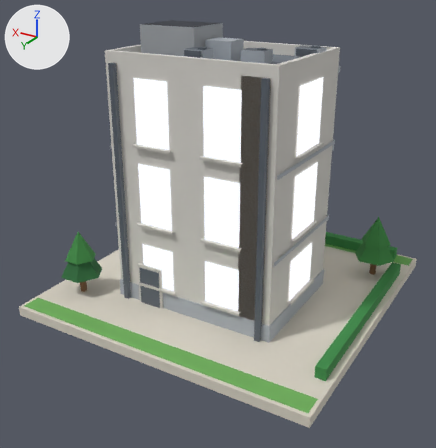
What one commit did to the glTF model public/models/16.glb.
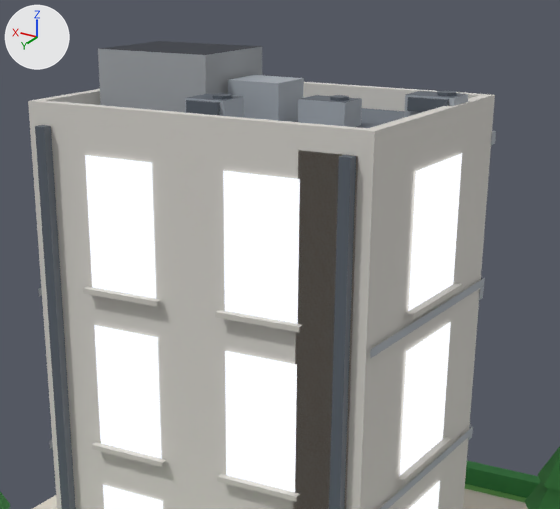
Old and new are each drawn whole from a camera (50 mm lens) standing at (-0.868, 1.541, 0.993) and looking at (0.007, 0.082, 0.264) and again close up on the part from 21% to 86% of the width and 0% to 57% of the height. Every picture has the same lights, and +X, +Y and +Z are marked at upper left. The older version's two pictures come first. Vertices at exactly the same position are counted once.

The first close-up shows 'b16'.
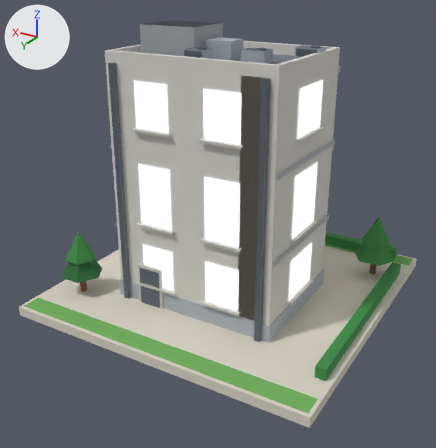
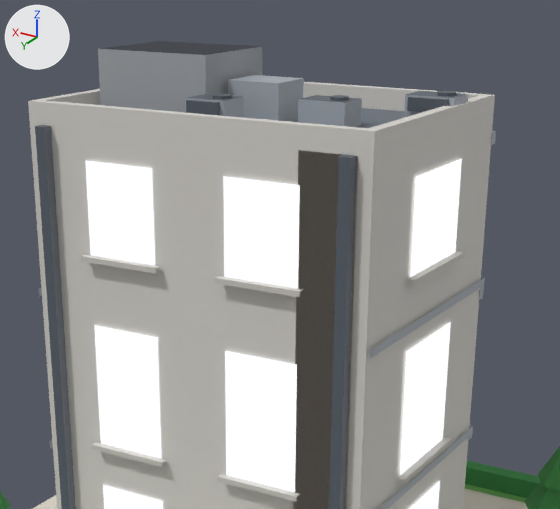
What differs and where, as boxes [x1, y1, x2, y2] in the close-ups (560 x 509 px; the box of a moved part takes in the faces that stretch with it):
part 1 of me_b16, moved or reshaped: before [215, 310, 302, 332]; after [215, 276, 303, 297]
part 2 of me_b16, moved or reshaped: before [83, 286, 161, 307]; after [81, 255, 160, 274]
part 3 of me_b16, moved or reshaped: before [407, 283, 463, 319]; after [408, 251, 465, 285]
part 4 of me_b16, moved or reshaped: before [409, 155, 462, 311]; after [411, 159, 462, 277]
part 5 of me_b16, moved or reshaped: before [85, 153, 462, 324]; after [85, 158, 462, 289]

Edits to the bpy script that builds the scene:
```text
Change me_b16:
    where me_b16.from_pydata(...)  # 608 vertices, 622 faces; spans x -0.48..0.48, y -0.48..0.48, z 0.0..0.84
    used by ob_b16; location = (0.0, 0.0, 0.0)
    me_b16 part 1: the loose piece of 6 vertices spanning x -0.172..-0.047, y 0.258..0.269, z 0.526..0.534 is moved by (0.0, 0.0, 0.046)
    me_b16 part 2: the loose piece of 6 vertices spanning x 0.047..0.172, y 0.258..0.269, z 0.526..0.534 is moved by (0.0, 0.0, 0.046)
    me_b16 part 3: the loose piece of 6 vertices spanning x -0.273..-0.263, y -0.025..0.145, z 0.526..0.534 is moved by (0.0, 0.0, 0.046)
    me_b16 part 4: 6 of the vertices in x -0.263..0.263, y 0.137..0.258, z 0.534 are scaled about their middle by (1, 1, 0.711), then moved by (0.0, 0.0, 0.019)
    me_b16 part 5: 6 of the vertices in x -0.263..0.263, y 0.137..0.258, z 0.716 are scaled about their middle by (1, 1, 0.711), then moved by (0.0, 0.0, 0.019)
```
